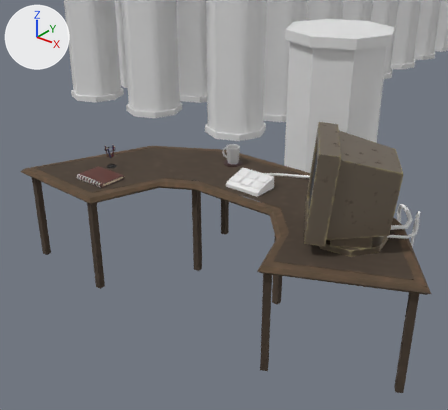
Renders of the FBX model Assets/3D models/PrVrij1_Desk.fbx from each side of a commit.
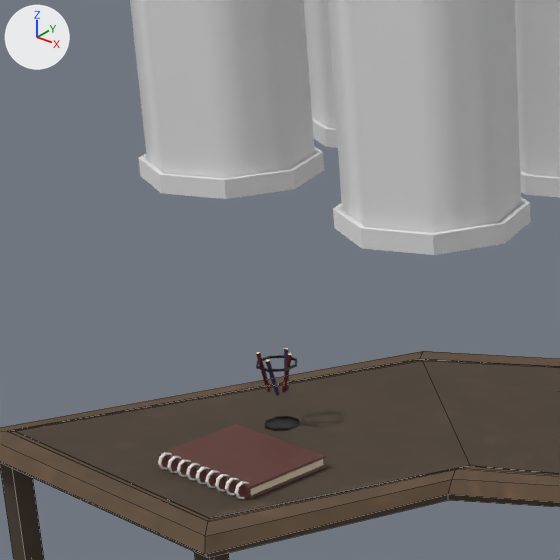
Each version appears first from a 50 mm lens placed at (10.26, -14.51, 7.92), pointed at (-0.87, -0.6, -0.7), and next in a close-up on the part from 7% to 43% of the width and 11% to 50% of the height. The axes (+X, +Y, +Z) are drawn at upper left. The lights are the same throughout. The close-ups show mesh edges as thin lines. Where no turn or scale is listed for an object, it has been applied to the vertices.
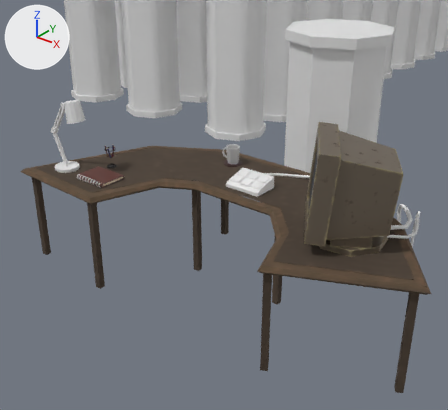
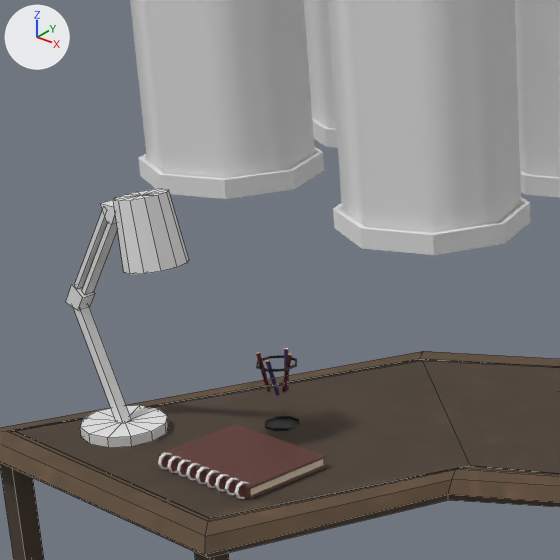
Boxes (x1, y1, x2, y2) around the edits, measured in the close-ups (560 x 560 px):
'DeskLamp', added: after (66, 189, 189, 448)

What the commit changed:
Mesh me_cylinder_003 is new.
It has 100 vertices, 108 faces and spans x -0.57..1.02, y -0.4..0.4, z 0.0..2.42.
Object 'DeskLamp' (ob_desklamp) is new; it shows me_cylinder_003.
Its location is (-5.584, -2.948, 0.1).
